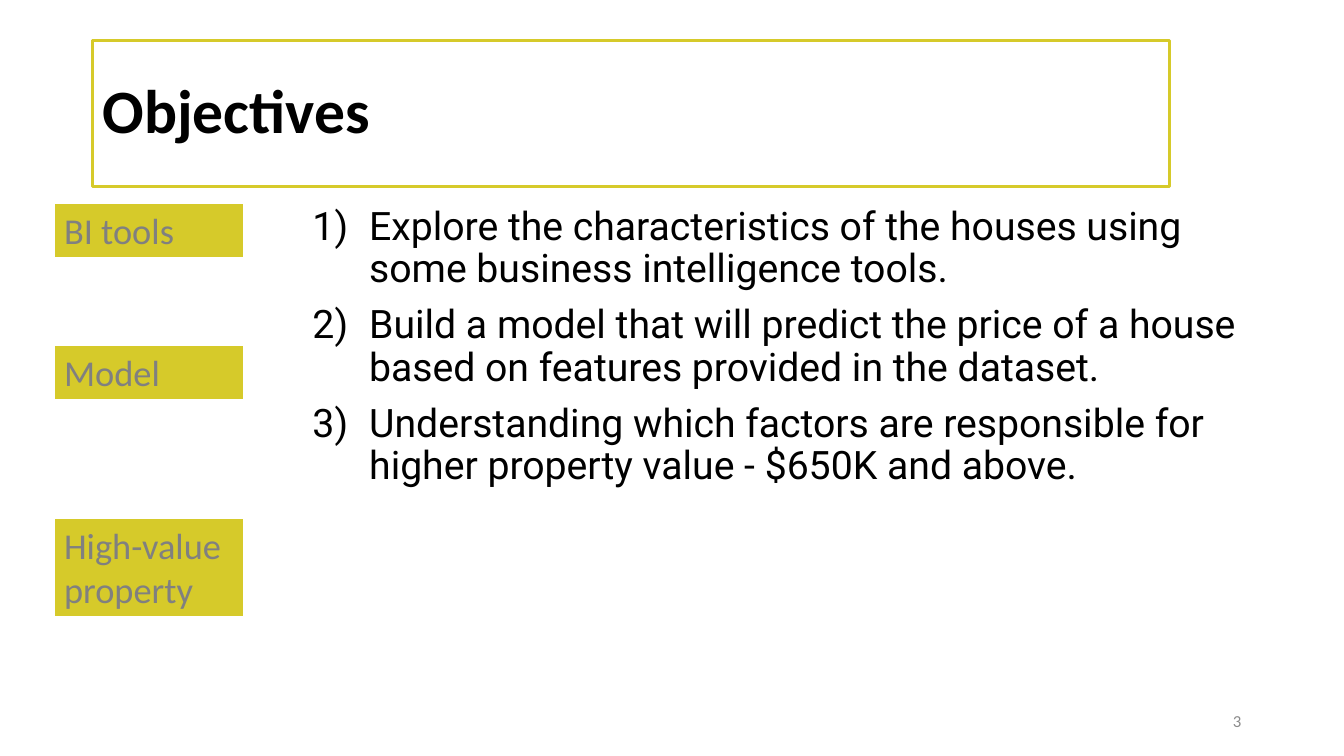
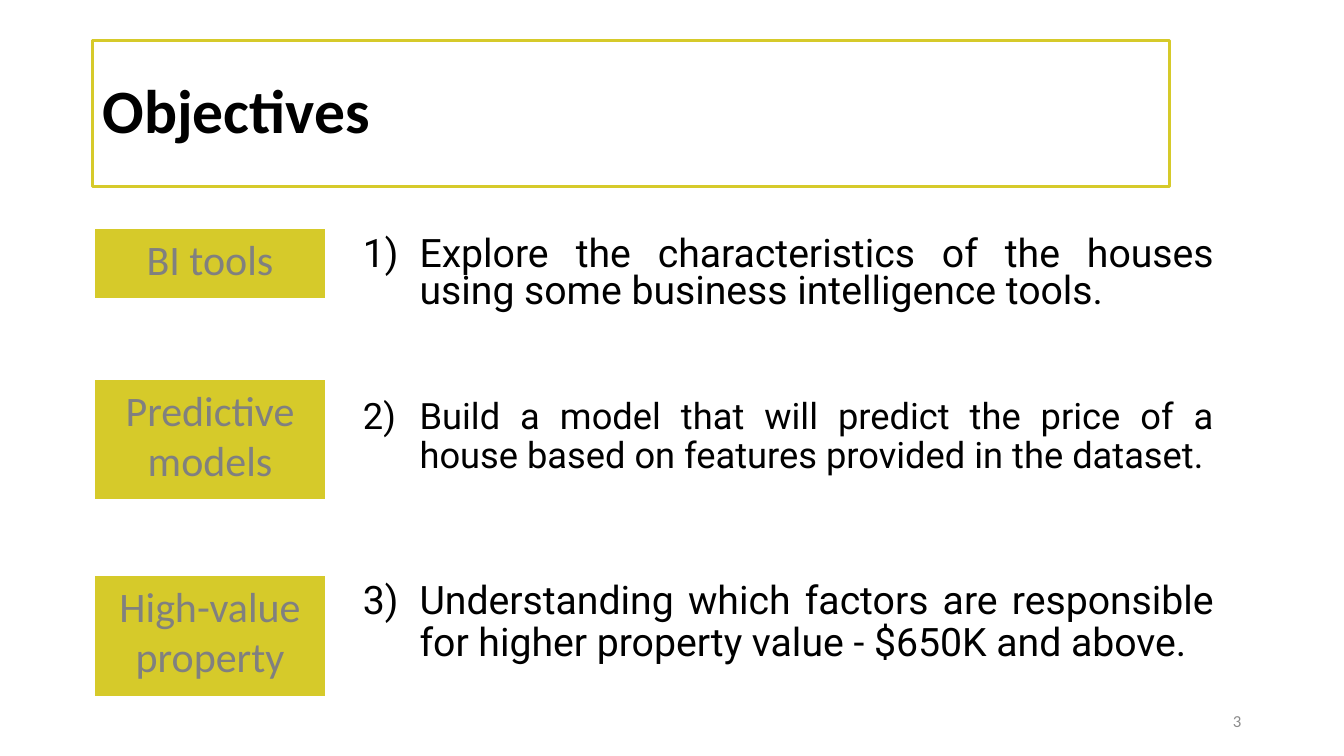
Before and after one commit to federicariva/MidbootcampProject, a slide deck: slide 3 of deliverables/Project_presentation.pptx. Drawn at 1344x756 pixels with LibreOffice and Linux fonts; fonts in the diff are those of the drawing; background and template pictures are left out. Boxes give left, top, right and bottom in pixels: in the first picture for what was removed or moved away, otherwise in the second. Text is boxed around its words. In the diff, an @@ line names an element or a change of style, - is before the commit and + after.

```diff
--- a/deliverables/Project_presentation.pptx
+++ b/deliverables/Project_presentation.pptx
@@ rectangle "BI tools": place and size @@
-rectangle "BI tools" at [54, 204, 244, 258]
+rectangle "BI tools" at [94, 228, 326, 298]
@@ rectangle "BI tools" at [94, 228, 326, 298]: size 26 to 30 pt; alignment left to centre @@
@@ text "Explore the characteristics of the ...": place and size @@
-text "Explore the characteristics of the ..." at [369, 210, 1235, 488]
+text "Explore the characteristics of the ..." at [420, 237, 1214, 312]
@@ text "Explore the characteristics of the ..." at [420, 237, 1214, 312]: alignment left to justified; line spacing 0.9 to 0.8 @@
@@ text at [369, 308, 1235, 488]: paragraphs removed @@
-2) Build a model that will predict the price of a house based on features provided in the dataset.
-3) Understanding which factors are responsible for higher property value - $650K and above.
@@ rectangle "Predictive models": place and size @@
-rectangle "Predictive models" at [54, 346, 244, 400]
+rectangle "Predictive models" at [94, 379, 326, 500]
@@ text in rectangle at [126, 397, 295, 476]: text changed; size 26 to 30 pt @@
-Model
+Predictive models
@@ text added at [420, 401, 1214, 476], 25.9 pt, text #000000 @@
+2) Build a model that will predict the price of a house based on features provided in the dataset.
@@ rectangle "High-value property" at [94, 576, 326, 697]: size 26 to 30 pt; alignment left to centre @@
@@ rectangle "High-value property": place and size @@
-rectangle "High-value property" at [54, 518, 244, 617]
+rectangle "High-value property" at [94, 576, 326, 697]
@@ text added at [420, 584, 1214, 665], 28 pt, text #000000 @@
+3) Understanding which factors are responsible for higher property value - $650K and above.
```
Also in this commit, not shown: 11 other slides changed, 1 slide removed, 1 other file.
